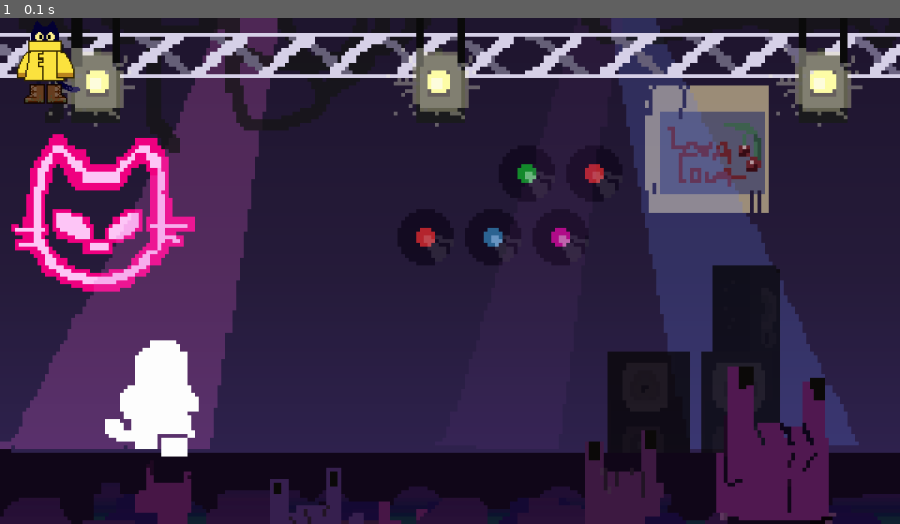
Above: before the commit, frame 1.
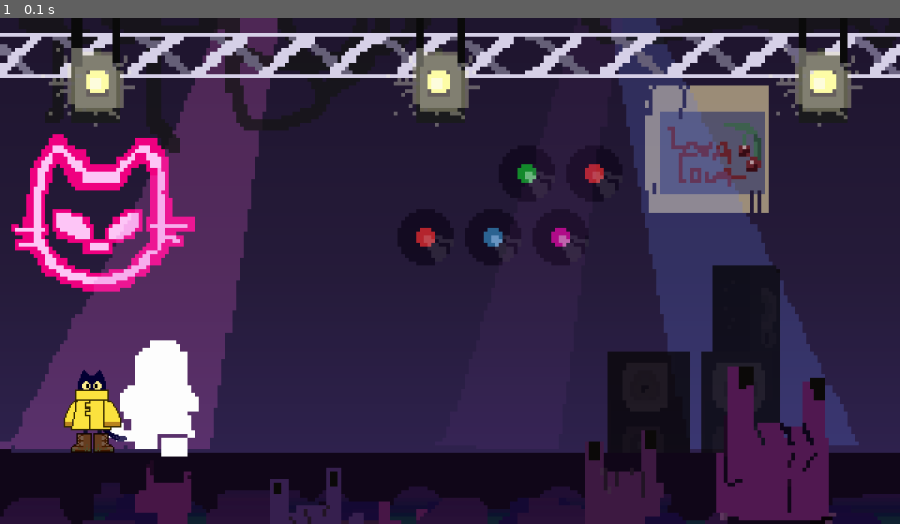
Above: after the commit, the same moment.

Repository: bigN4TE/NeonRush
Game: pygame game, started from NeonRun.py
Two runs of this game, one before a commit and one after it. Both use one fixed random seed, a clock stepped at 60 frames per second and the inputs below.
Inputs:
- Up to frame 1 (0.1 s): no input

The runs differ from the first frame. In frame 1, 1.4% of the frame differs, in the area x 1-15%, y 2-86%.

Commit message:
Refonte totale du code de base

Diff:
--- a/NeonRun.py
+++ b/NeonRun.py
@@ -3,43 +3,40 @@
 
 pygame.init()
 
-fenetre = pygame.display.set_mode((1920, 1080), FULLSCREEN)
+screen_width = 1920
+screen_height = 1080
+
+screen = pygame.display.set_mode((screen_width, screen_height))
+pygame.display.set_caption('Neon Run')
 
 #background
 fond = pygame.image.load("NRR background1.png").convert()
-fenetre.blit(fond, (0,0))
+screen.blit(fond, (0,0))
 
 #character
-perso = pygame.image.load("NRR still test.png").convert_alpha()
-DEFAULT_IMAGE_SIZE = (192,192)
-perso = pygame.transform.scale(perso, DEFAULT_IMAGE_SIZE)
-position_perso = perso.get_rect()
-fenetre.blit(perso, position_perso)
+class Player():
+    def __init__(self, x, y):
+        perso = pygame.image.load("NRR still test.png").convert_alpha()
+        self.personnage = pygame.transform.scale(perso, (192, 192))
+        self.rect = self.personnage.get_rect()
+        self.rect.x = x
+        self.rect.y = y
+
+    def update(self):
+        screen.blit(self.personnage, self.rect)
 
 pygame.display.flip()
 
-y_gravity = 1
-jump_height = 20
-y_velocity = jump_height
+player = Player(100, screen_height - 335)
 
-continuer = 1
+run = 1
 pygame.key.set_repeat(10,10)
-while continuer:
+while run:
+
+    player.update()
+
     for event in pygame.event.get():
         if event.type == KEYDOWN and event.key == K_ESCAPE:
-            continuer = 0
-        if event.type == KEYDOWN:
-            if event.key == K_RIGHT:
-                position_perso = position_perso.move(5,0)
-            if event.key == K_LEFT:
-                position_perso = position_perso.move(-5,0)
-            if event.key == K_UP:
-                position_perso = position_perso.move(0,-5)
-            if event.key == K_DOWN:
-                position_perso = position_perso.move(0,5)
+            run = 0
 
-
-    fenetre.blit(fond, (0,0))
-    fenetre.blit(perso, position_perso)
-
-    pygame.display.flip()
+    pygame.display.update()
